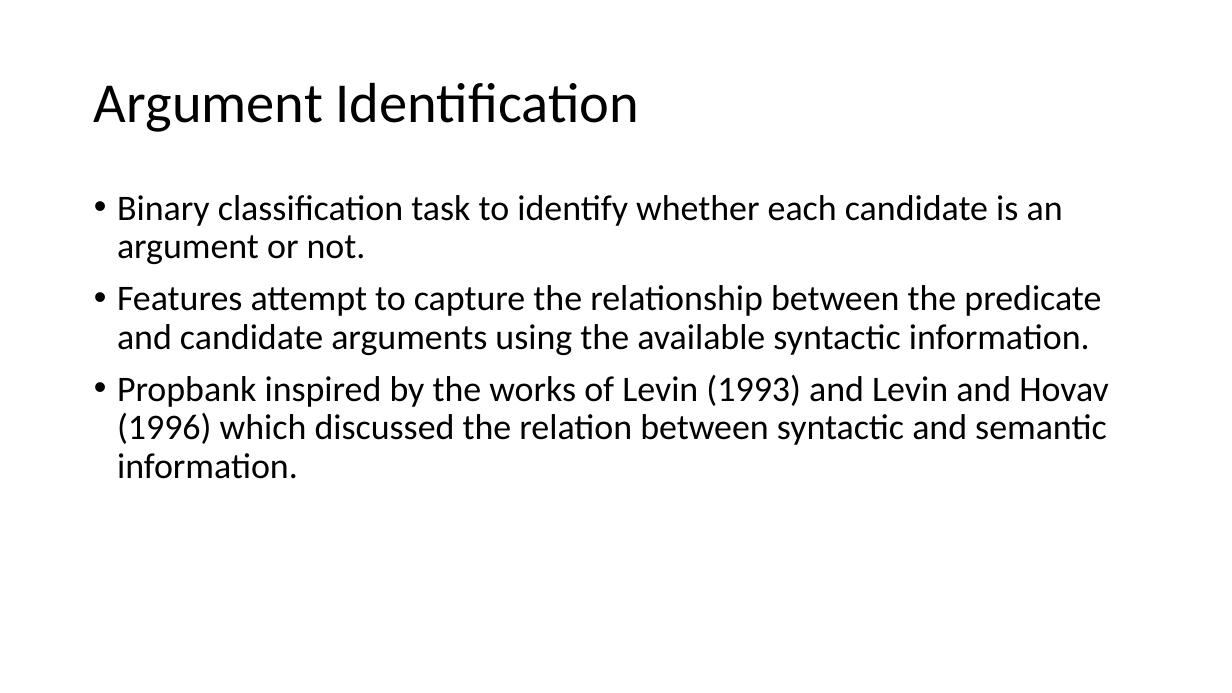
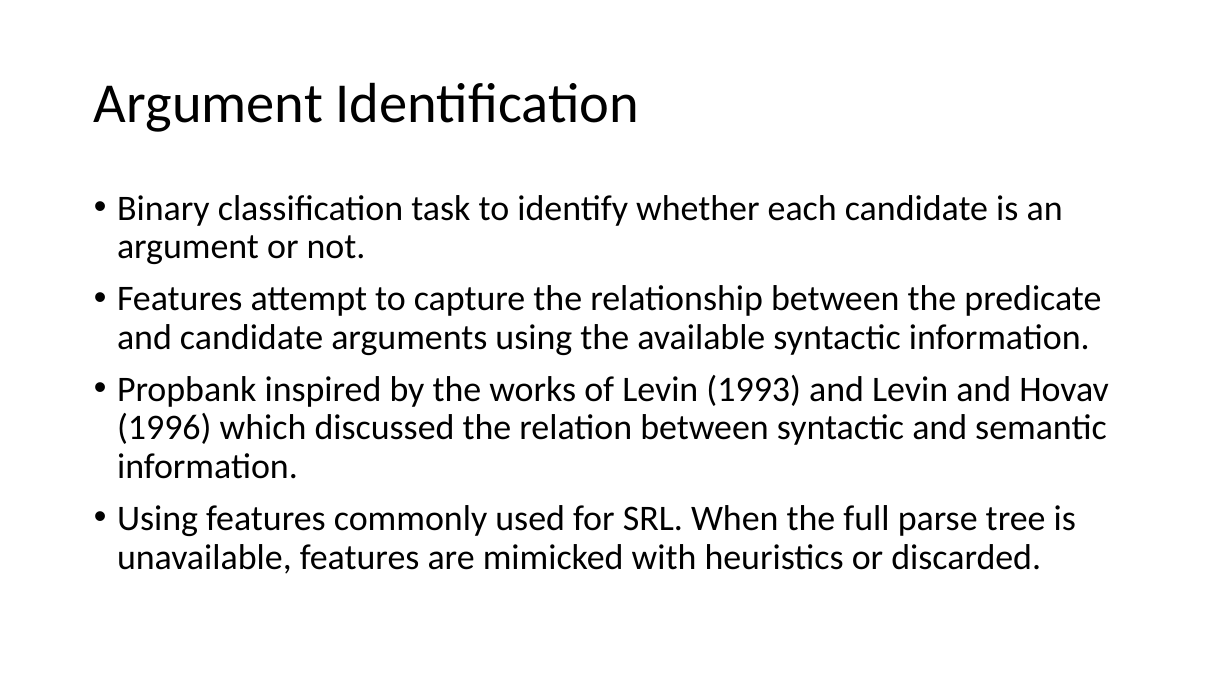
Before and after one commit to jspitkin/spring2017, a slide deck: slide 12 of structured_prediction/importance_of_syntactic_parsing.pptx (slide 11 before the commit). Drawn at 1232x693 pixels with LibreOffice and Linux fonts; fonts in the diff are those of the drawing. Boxes give left, top, right and bottom in pixels: in the first picture for what was removed or moved away, otherwise in the second. Text is boxed around its words. In the diff, an @@ line names an element or a change of style, - is before the commit and + after.

```diff
--- a/structured_prediction/importance_of_syntactic_parsing.pptx
+++ b/structured_prediction/importance_of_syntactic_parsing.pptx
@@ text at (117,505,1076,574): paragraph added @@
+• Using features commonly used for SRL. When the full parse tree is unavailable, features are mimicked with heuristics or discarded.
```
Also in this commit, not shown: 5 other slides changed, 9 slides added, 2 slides removed, 13 other files.
